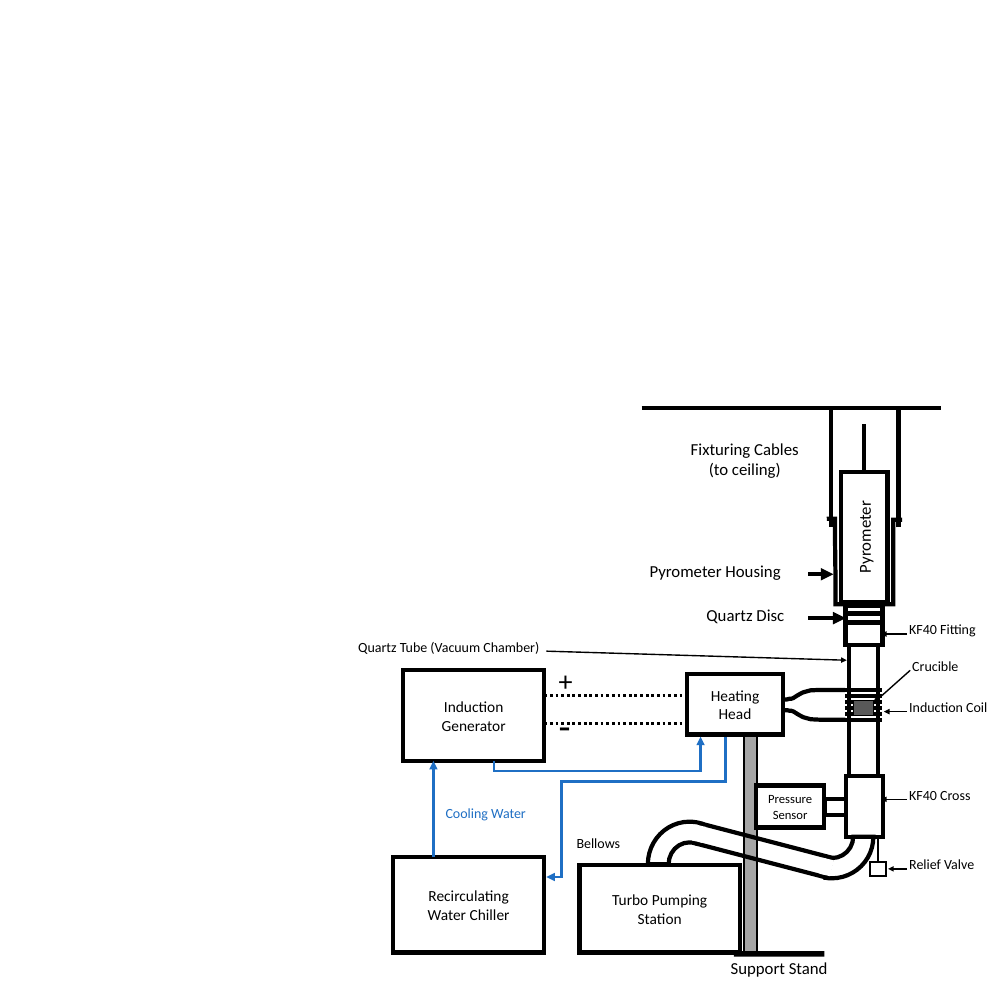
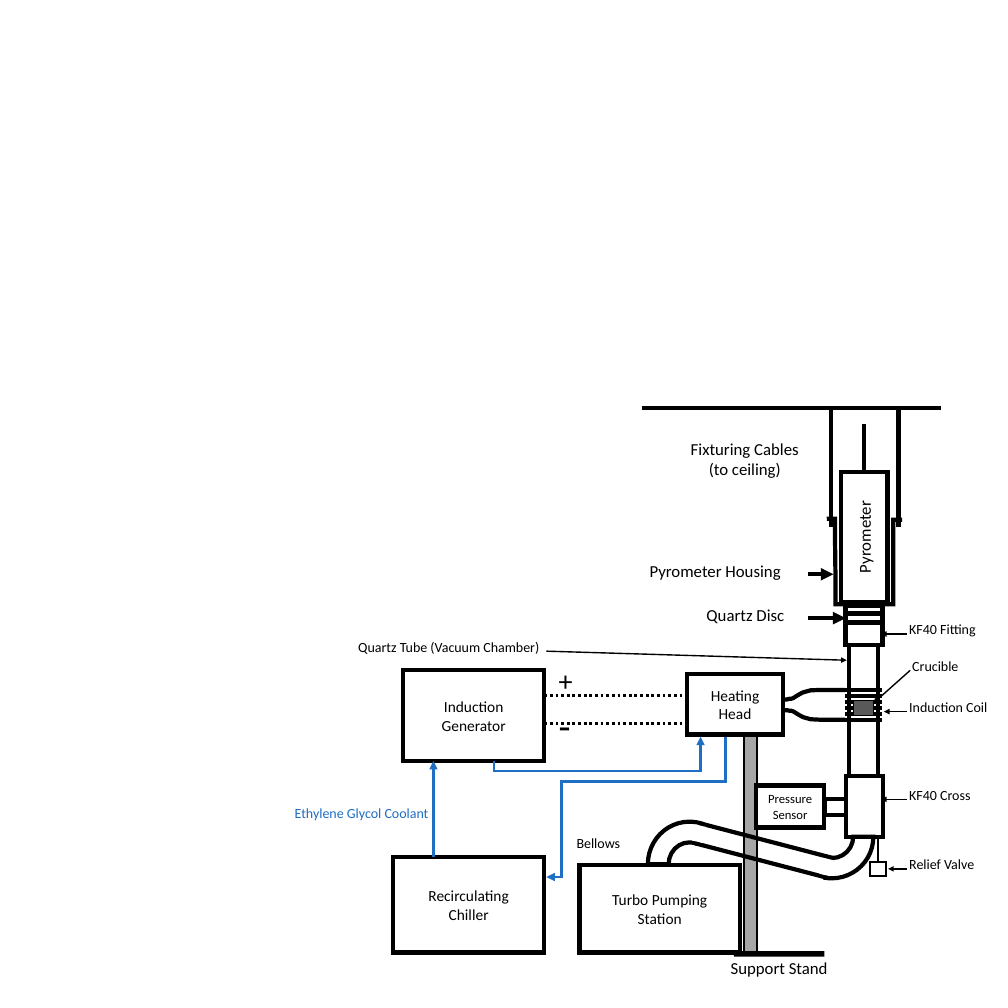
Before and after one commit to vertical-cloud-lab/custom-induction-furnace, a slide deck: slide 1 of docs/induction-furnace-schematic-v2.pptx. Drawn at 1008x1008 pixels with LibreOffice and Linux fonts; fonts in the diff are those of the drawing. Boxes give left, top, right and bottom in pixels: in the first picture for what was removed or moved away, otherwise in the second. Text is boxed around its words. In the diff, an @@ line names an element or a change of style, - is before the commit and + after.

```diff
--- a/docs/induction-furnace-schematic-v2.pptx
+++ b/docs/induction-furnace-schematic-v2.pptx
@@ text at bbox=[295, 808, 429, 820]: text changed @@
-Cooling Water
+Ethylene Glycol Coolant
@@ text in rectangle at bbox=[449, 909, 489, 920]: text changed @@
-Water Chiller
+Chiller
```
Also in this commit, not shown: 8 other files.
